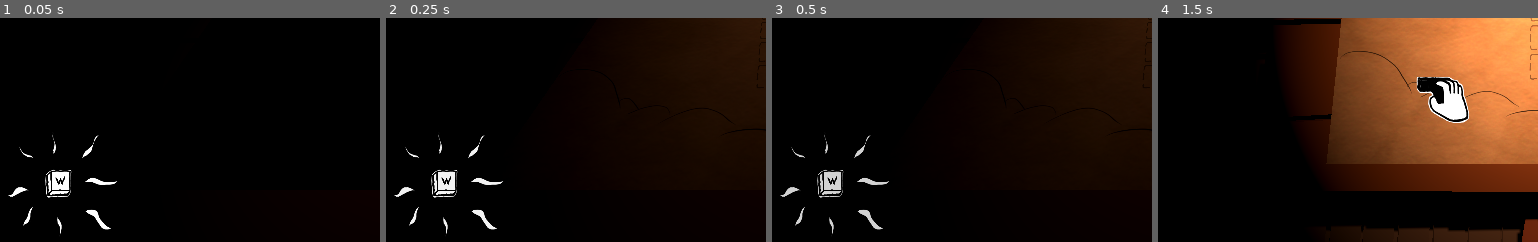
Above: before the commit, frames 1-4 (left to right).
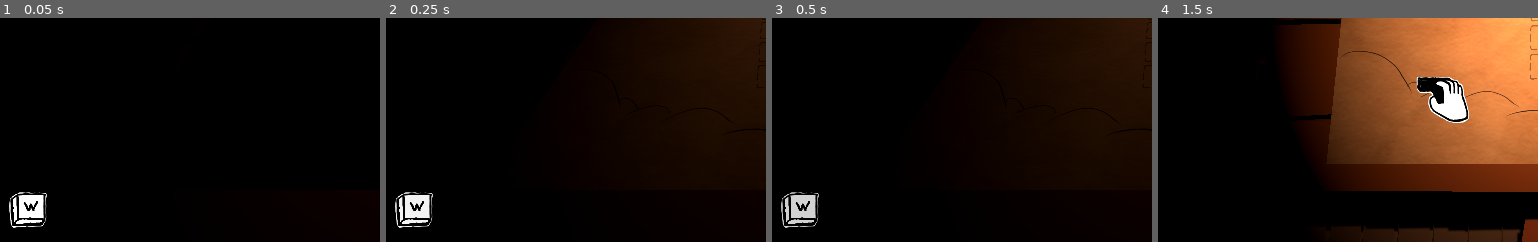
Above: after the commit, the same moments.

Repository: Samir-pmw/felpo_jam
Game: Godot game, scene res://scenes/menu/menu.tscn
The game is run twice, just before and just after one commit, with the same random seed, the same clock (stepped at 60 frames per second) and the same inputs.
Inputs (mouse positions are % of the whole screen's width and height, from its top left):
- Up to frame 1 (0.05 s): no input
- Up to frame 2 (0.25 s): no input
- Up to frame 3 (0.5 s): no input
- Up to frame 4 (1.5 s): move the mouse to (76, 45) at 0.52 s; hold Up (ui_up) 0.53-1.25 s; tap W (press_w) at 0.6 s; click (76, 45) at 0.67 s; drag from (32, 55) to (47, 70) at 1.27 s
The pictures show only the part of the screen within x 0-50%, y 46-96%; the shares and areas given below are measured in that part.

The runs differ from the first frame. In frame 1, 2.1% of the frame differs, in the area x 2-31%, y 52-97%; in frame 2, 2.1%; in frame 3, 2.1%; in frame 4, nothing differs.

Commit message:
change icon

Diff:
--- a/source/scenes/menu/menu.tscn
+++ b/source/scenes/menu/menu.tscn
@@ -950,10 +950,10 @@
 anchors_preset = 2
 anchor_top = 1.0
 anchor_bottom = 1.0
-offset_left = -3.0
-offset_top = -342.0
-offset_right = 325.0
-offset_bottom = -14.0
+offset_left = 30.0
+offset_top = -160.0
+offset_right = 120.0
+offset_bottom = -70.0
 grow_vertical = 0
 texture = ExtResource("1_y4i35")
 expand_mode = 1
Binary file changed: source/assets/sprites/menu/fundo/w.png
